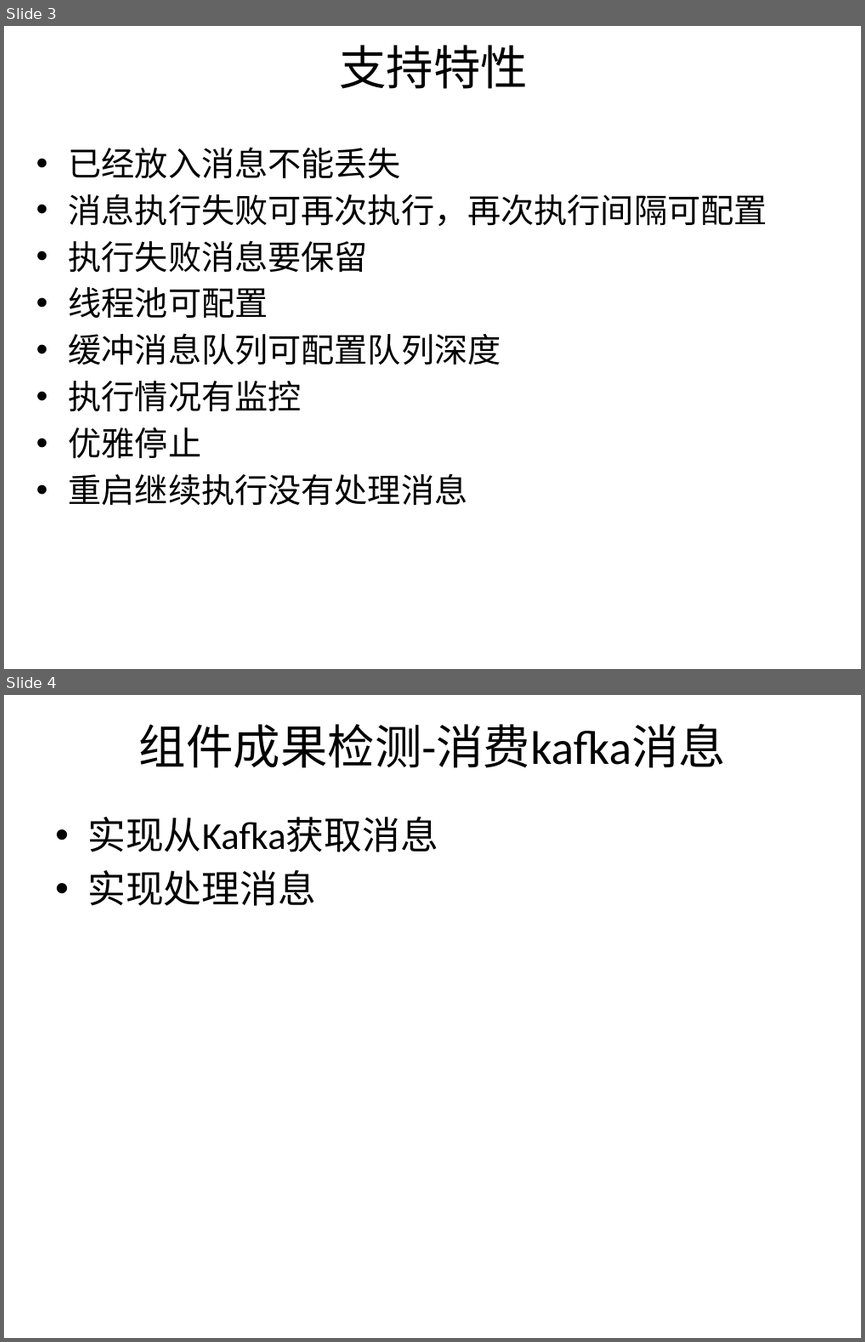
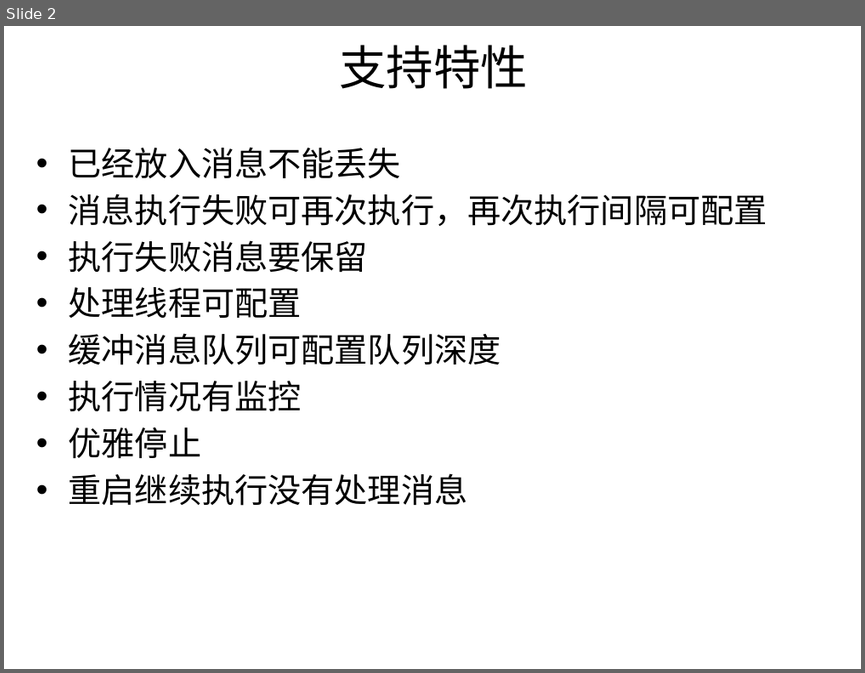
Before and after one commit to zhaobaosheng/commons-pv, a slide deck: 异步消息处理组件.pptx. Shown one above the other, each under a label of ours: slides 3 and 4 before the commit, slide 2 after it. The pictures are 865x1342 and 865x673 pixels, drawn with LibreOffice and Linux fonts; fonts in the diff are those of the drawing. Boxes give left, top, right and bottom in pixels: in the first picture for what was removed or moved away, otherwise in the second. Text is boxed around its words. In the diff, an @@ line names an element or a change of style, - is before the commit and + after.

```diff
--- a/异步消息处理组件.pptx
+++ b/异步消息处理组件.pptx
@@ slide 4 removed at [4,695,861,1338], background #FFFFFF @@
@@ title removed at [139,724,726,768] @@
-组件成果检测-消费kafka消息
@@ text removed at [87,817,438,906] @@
-• 实现从Kafka获取消息
-• 实现处理消息
@@ what was slide 3 is now slide 2 @@
@@ slide 2 changed as well @@
@@ text at [69,287,302,318]: text changed @@
-• 线程池可配置
+• 处理线程可配置
```
Also in this commit, not shown: 1 slide added, 2 other slides removed.
